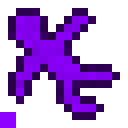
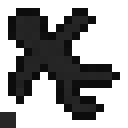
Layer changes from the first 128px x 128px image to the second:
pixels changed over (0, 8, 120, 128) (layer not identified)
